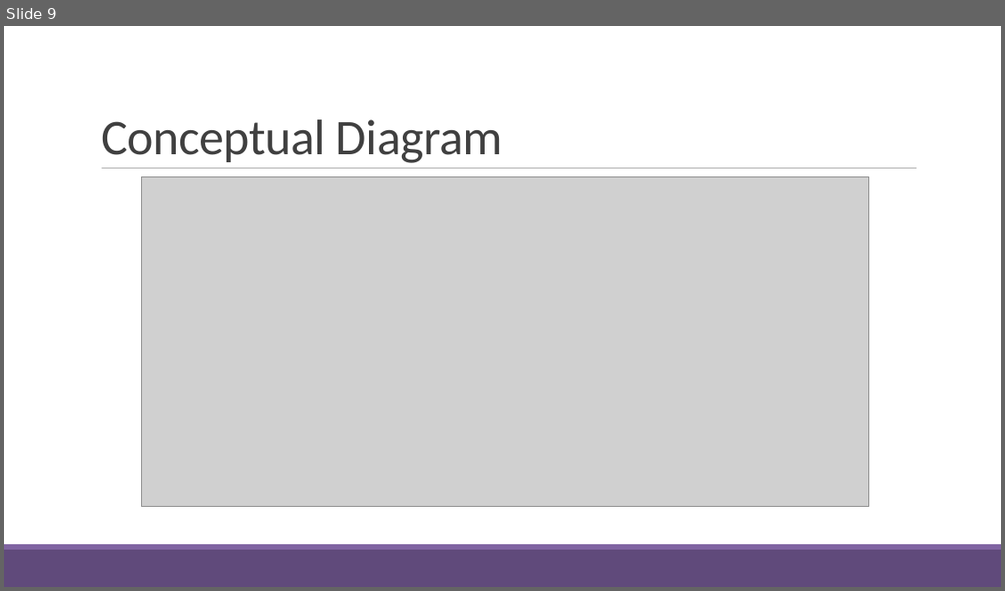
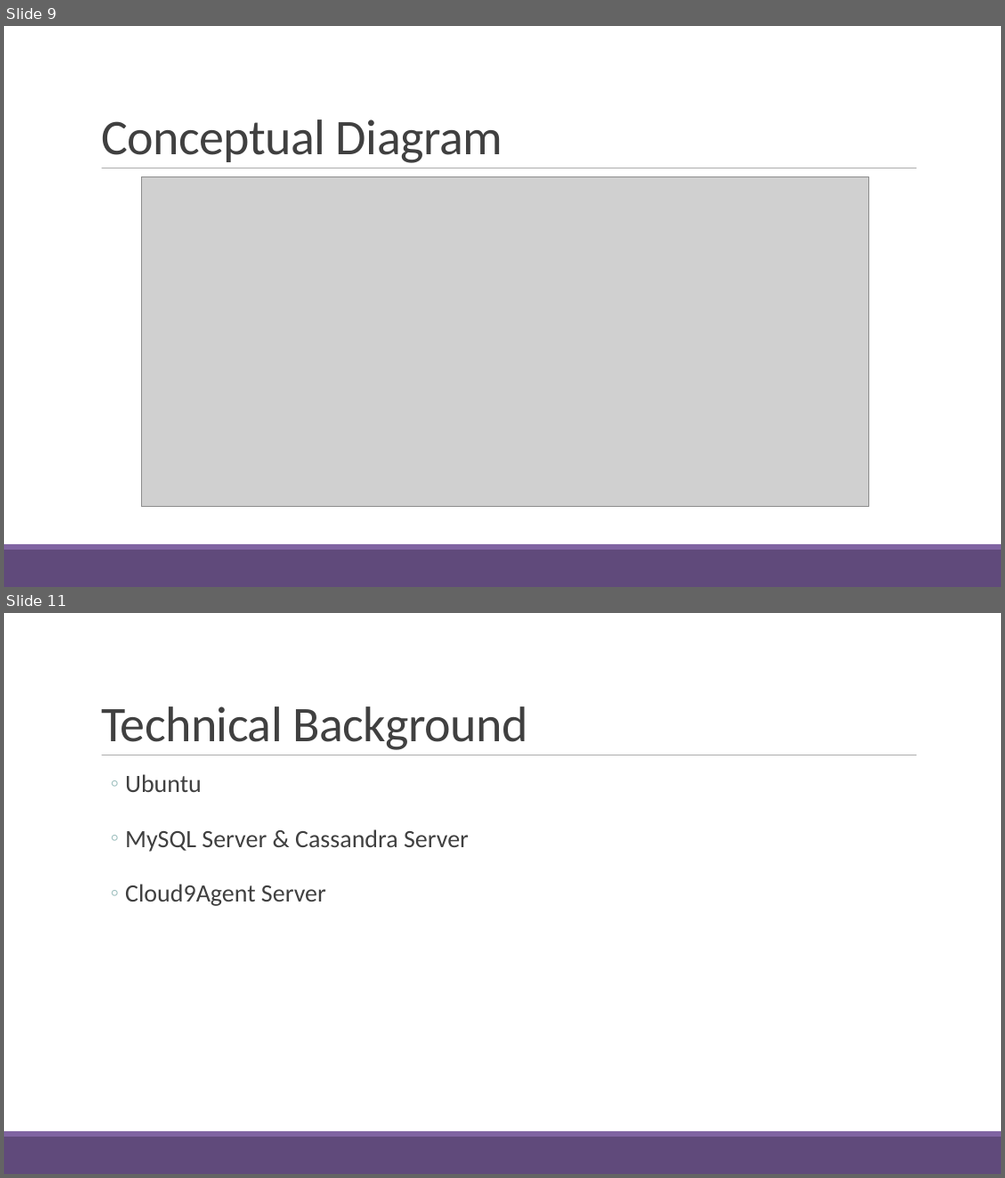
Before and after one commit to fghavoc/SOFTDEV-Monitoring-System, a slide deck: Documentation/NDRRMC Monitoring System2Finals.pptx. Shown one above the other, each under a label of ours: slide 9 before the commit, slides 9 and 11 after it; the slides between them are not shown. The pictures are 1005x591 and 1005x1178 pixels, drawn with LibreOffice and Linux fonts; fonts in the diff are those of the drawing; grey boxes stand for pictures. Boxes give left, top, right and bottom in pixels: in the first picture for what was removed or moved away, otherwise in the second. Text is boxed around its words. In the diff, an @@ line names an element or a change of style, - is before the commit and + after.

```diff
--- a/Documentation/NDRRMC Monitoring System2Finals.pptx
+++ b/Documentation/NDRRMC Monitoring System2Finals.pptx
@@ slide 11 added at [4,613,1001,1174], background #FFFFFF; not listed: 3 template elements that a slide beside it also shows @@
@@ text added at [101,706,528,750], 48 pt, text #404040 @@
+Technical Background
@@ text added at [125,774,469,906], 24 pt, text #404040 @@
+  ◦ Ubuntu
+  ◦ MySQL Server & Cassandra Server
+  ◦ Cloud9Agent Server
```
Also in this commit, not shown: 3 slides changed, 7 other slides added, 2 slides removed, 46 other files.
